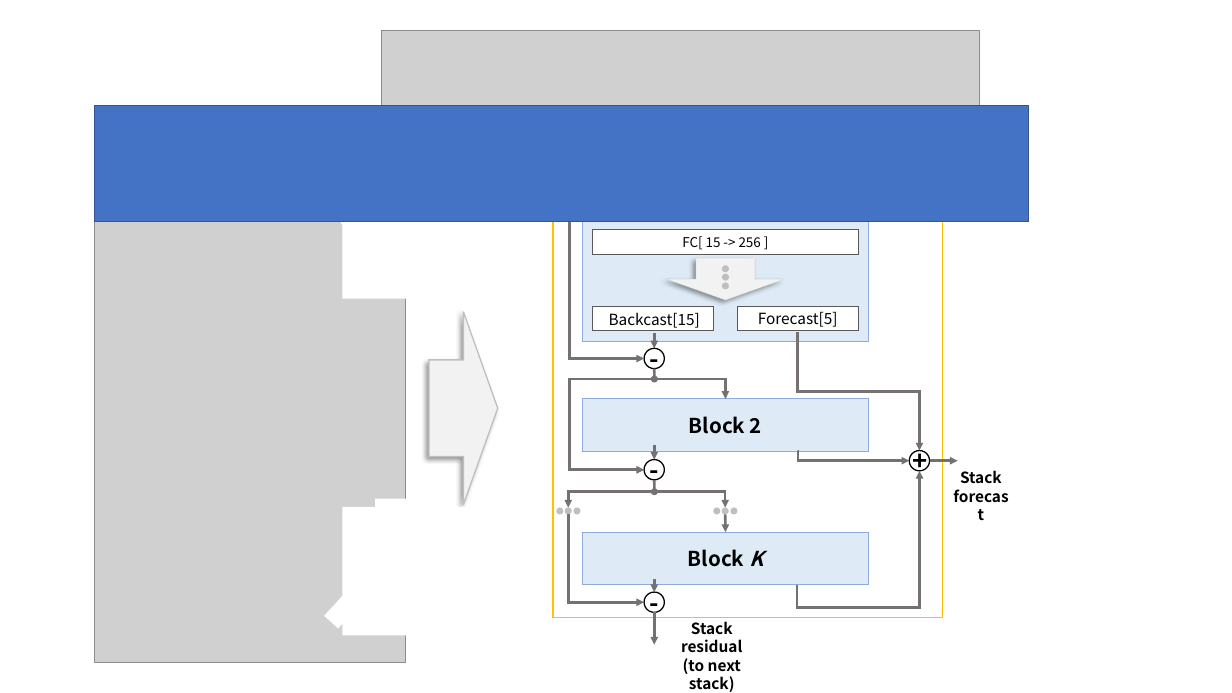
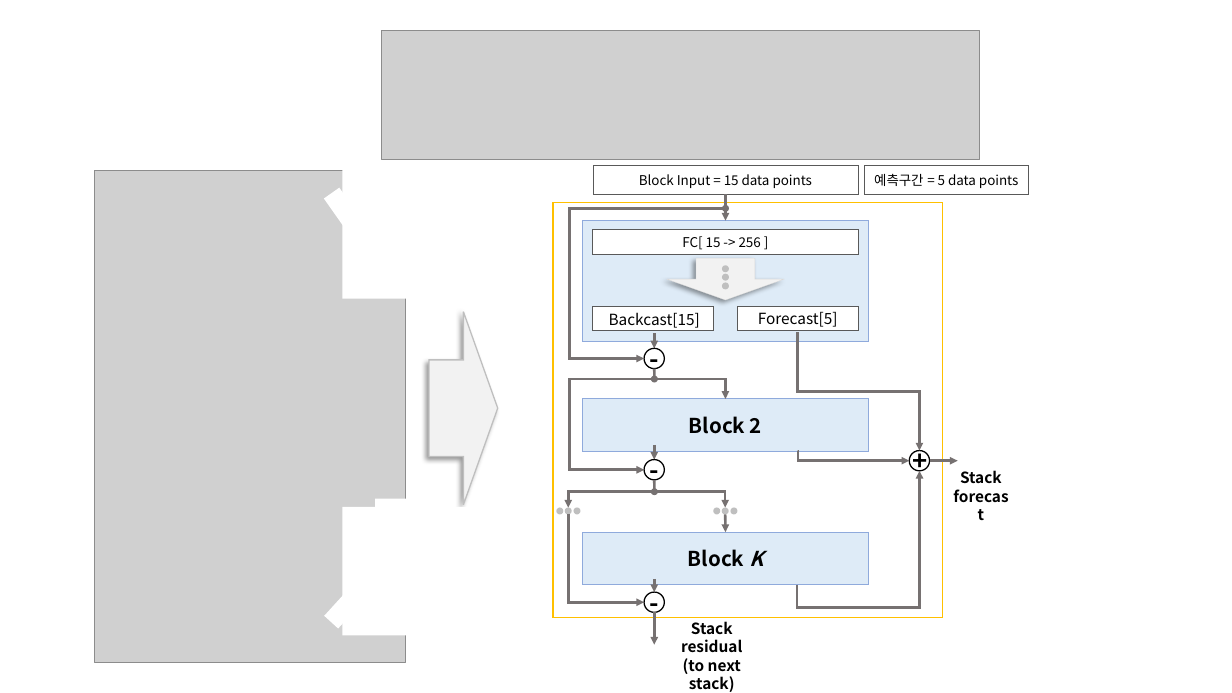
Before and after one commit to JoungheeKim/joungheekim.github.io, a slide deck: slide 2 of img/in-post/2020/2020-09-09/0909_resource.pptx. Drawn at 1232x693 pixels with LibreOffice and Linux fonts; fonts in the diff are those of the drawing; grey boxes stand for pictures. Boxes give left, top, right and bottom in pixels: in the first picture for what was removed or moved away, otherwise in the second. Text is boxed around its words. In the diff, an @@ line names an element or a change of style, - is before the commit and + after.

```diff
--- a/img/in-post/2020/2020-09-09/0909_resource.pptx
+++ b/img/in-post/2020/2020-09-09/0909_resource.pptx
@@ rectangle removed at box(95, 106, 1030, 222) @@
@@ rectangle added at box(592, 165, 858, 195), outline #595959 0.25 pt, 10.5 pt, text #000000 @@
+Block Input = 15 data points
@@ text in rectangle at box(874, 174, 1018, 188): text added @@
+예측구간 = 5 data points
@@ ellipse added at box(723, 206, 728, 212), fill #767171, outline #767171 1 pt @@
```
Also in this commit, not shown: 1 slide added, 2 other files.
